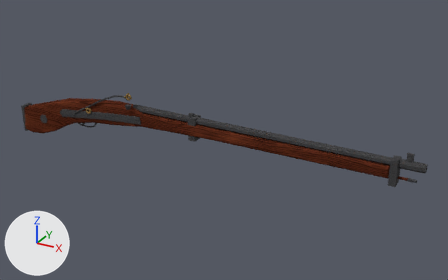
Before and after pictures for a commit that changed the Blender file armes/blender_tanegashima/Atsuo_Tanegashima_w_ar_musket.blend.
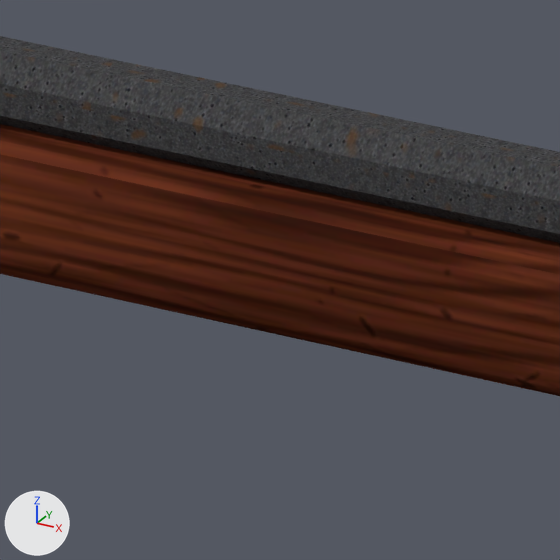
The first picture shows the older version from a 50 mm camera at (1.309, -1.384, 0.695) aimed at (0.528, 0.037, -0.016). The close-ups show the older and then the newer version on the part from 53% to 63% of the width and 44% to 61% of the height of that picture. Only the edits that show in the close-ups are written down. Arrows for +X, +Y and +Z are at lower left; the lights stay in place.

Objects in the first close-up: 'Gun_Root'.
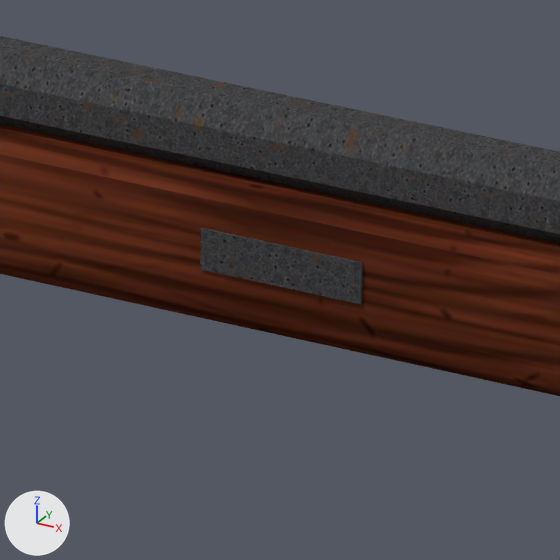
Edits to the bpy script that builds the scene:
```text
Change me_tanegashima_001:
    used by ob_gun_root; location = (0.0, 0.0, 0.0)
    remove me_tanegashima_001.from_pydata(...)  # 3182 vertices, 3226 faces; spans x -0.206..1.093, y -0.034..0.019, z -0.116..0.095
    add me_tanegashima_001.from_pydata(...)  # 4540 vertices, 4758 faces; spans x -0.208..1.093, y -0.034..0.021, z -0.117..0.095
    me_tanegashima_001 part 1: a new loose piece, a box spanning x 0.6495..0.6896, y -0.0198..-0.0186, z 0.0167..0.0267, in mat_fer_normal_spec
    other edits to the shape of me_tanegashima_001 do not show in these pictures
```

What differs and where, as boxes [x1, y1, x2, y2] in the close-ups (560 x 560 px):
part 1 of me_tanegashima_001, added: after [200, 228, 363, 304]
